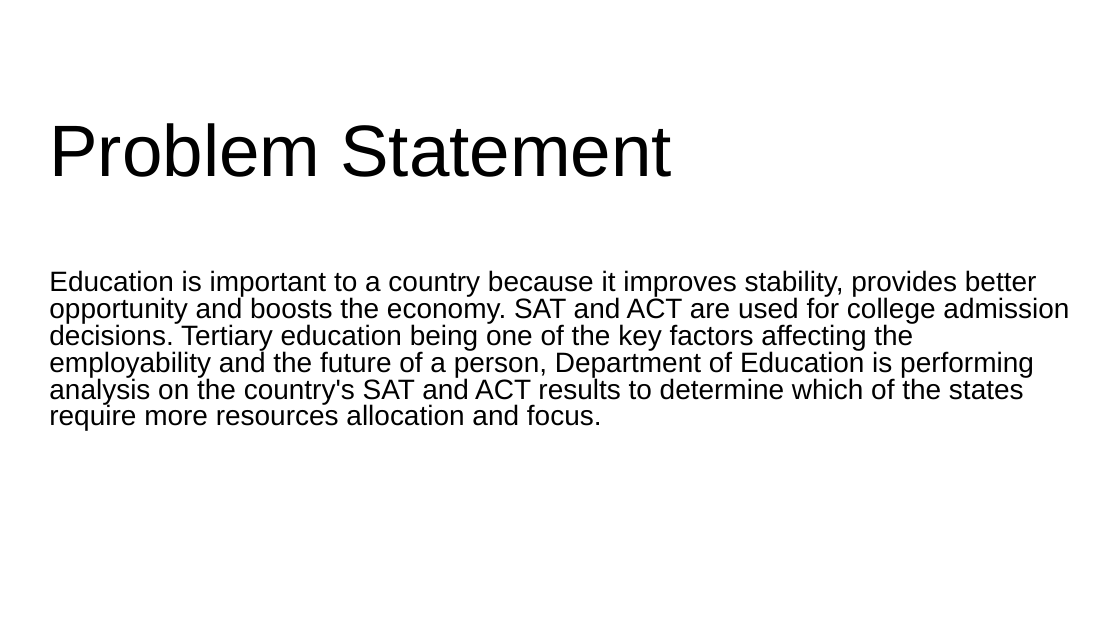
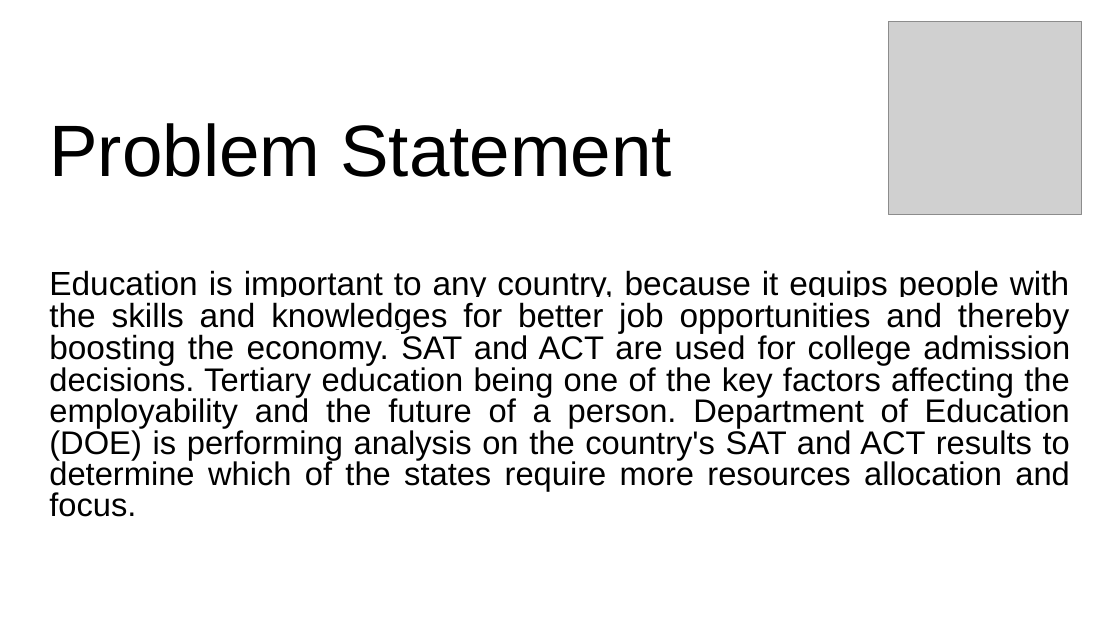
Before and after one commit to ngjance/DSIF-SG-7-Jance-Projects, a slide deck: slide 2 of DSI Project 1_JJA.pptx (slide 1 before the commit). Drawn at 1120x630 pixels with LibreOffice and Linux fonts; fonts in the diff are those of the drawing; grey boxes stand for pictures. Boxes give left, top, right and bottom in pixels: in the first picture for what was removed or moved away, otherwise in the second. Text is boxed around its words. In the diff, an @@ line names an element or a change of style, - is before the commit and + after.

```diff
--- a/DSI Project 1_JJA.pptx
+++ b/DSI Project 1_JJA.pptx
@@ picture added at bbox=[888, 21, 1082, 215] @@
@@ subtitle at bbox=[49, 270, 1070, 517]: text changed; size 18 to 21 pt @@
-Education is important to a country because it improves stability, provides better opportunity and boosts the economy. SAT and ACT are used for college admission decisions. Tertiary education being one of the key factors affecting the employability and the future of a person, Department of Education is performing analysis on the country's SAT and ACT results to determine which of the states require more resources allocation and focus.
+Education is important to any country, because it equips people with the skills and knowledges for better job opportunities and thereby boosting the economy. SAT and ACT are used for college admission decisions. Tertiary education being one of the key factors affecting the employability and the future of a person. Department of Education (DOE) is performing analysis on the country's SAT and ACT results to determine which of the states require more resources allocation and focus.
```
Also in this commit, not shown: 2 other slides changed, 1 slide added, 1 slide removed.
